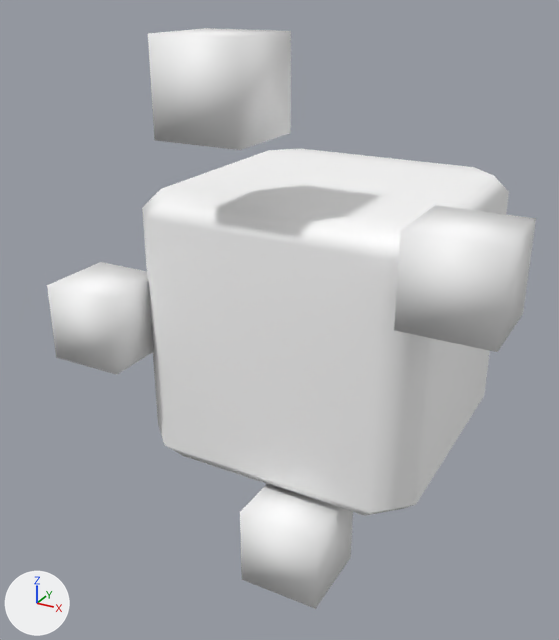
The FBX model Reference/Resource/Mesh/Animation/Effect/E_BS_Jimen.fbx, before and after one commit.
One viewpoint serves both versions: a camera (50 mm lens) standing at (0.00483, -0.01044, 0.00487) and looking at (-0.0007, -0.00038, -0.00016). The lights are fixed; the arrows at lower left show +X, +Y and +Z. Where no turn or scale is listed for an object, it has been applied to the vertices.

Objects in the first picture: 'impact1', 'model1', 'model2', 'model3', 'model4'.
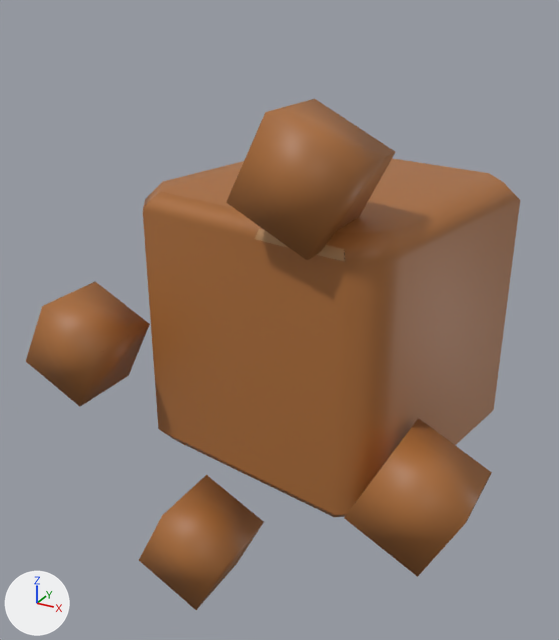
ob_model_scale is not drawn itself; it is the parent of ob_model4, ob_model2, ob_model3, ob_model1.

Scene script edits in JSON lines:
```json
{"op": "add", "block": "img_e_bs_jimen_png", "code": ["img_e_bs_jimen_png = load_image('E_BS_Jimen.png', 'E_BS_Jimen.png', 1024, 1024, 'sRGB')"]}
{"op": "remove", "block": "mat_lambert1", "code": "mat_lambert1.base_color = (1.0, 1.0, 1.0)  # white #ffffff"}
{"op": "set", "path": "mat_lambert1.roughness", "old": "0.553", "new": "0.5"}
{"op": "add", "block": "mat_lambert1", "code": "mat_lambert1.texture = img_e_bs_jimen_png  # with its transparency"}
{"op": "set", "path": "ob_model_scale.rotation_euler", "old": "(0.0, 0.0, 0.0)", "new": "(0.0, 0.0, 2.676)", "note": "degrees (0, 0, 0) -> degrees (0, 0, 153)"}
{"op": "set", "path": "ob_impact1.rotation_euler", "old": "(0.0, 0.0, 0.0)", "new": "(0.0, 1.396, 0.0)", "note": "degrees (0, 0, 0) -> degrees (0, 80, 0)"}
```

Changed parts and their boxes (x1, y1, x2, y2) in the pictures (559 x 640 px):
```json
{"object": "impact1", "change": "surface changed, turned", "before": [142, 149, 509, 516], "after": [143, 158, 520, 517], "on screen": "white to brown"}
{"object": "model3", "change": "surface changed, turned", "before": [240, 484, 353, 609], "after": [226, 99, 395, 260]}
{"object": "model4", "change": "surface changed, turned", "before": [394, 205, 536, 352], "after": [26, 282, 150, 406]}
{"object": "model2", "change": "surface changed, turned", "before": [148, 28, 291, 150], "after": [139, 475, 264, 610]}
{"object": "model1", "change": "surface changed, turned", "before": [47, 262, 154, 375], "after": [344, 418, 492, 577]}
```
